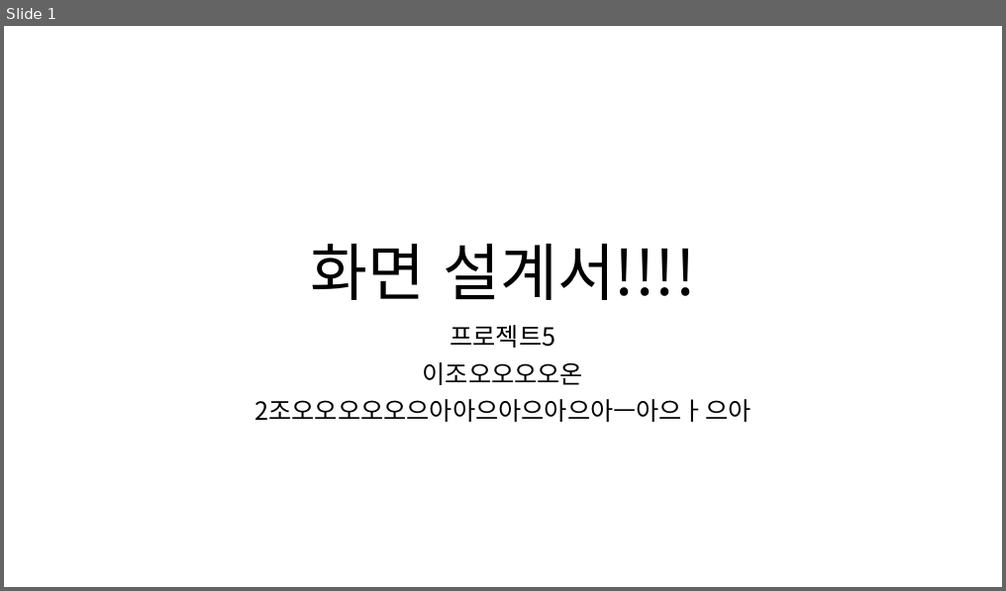
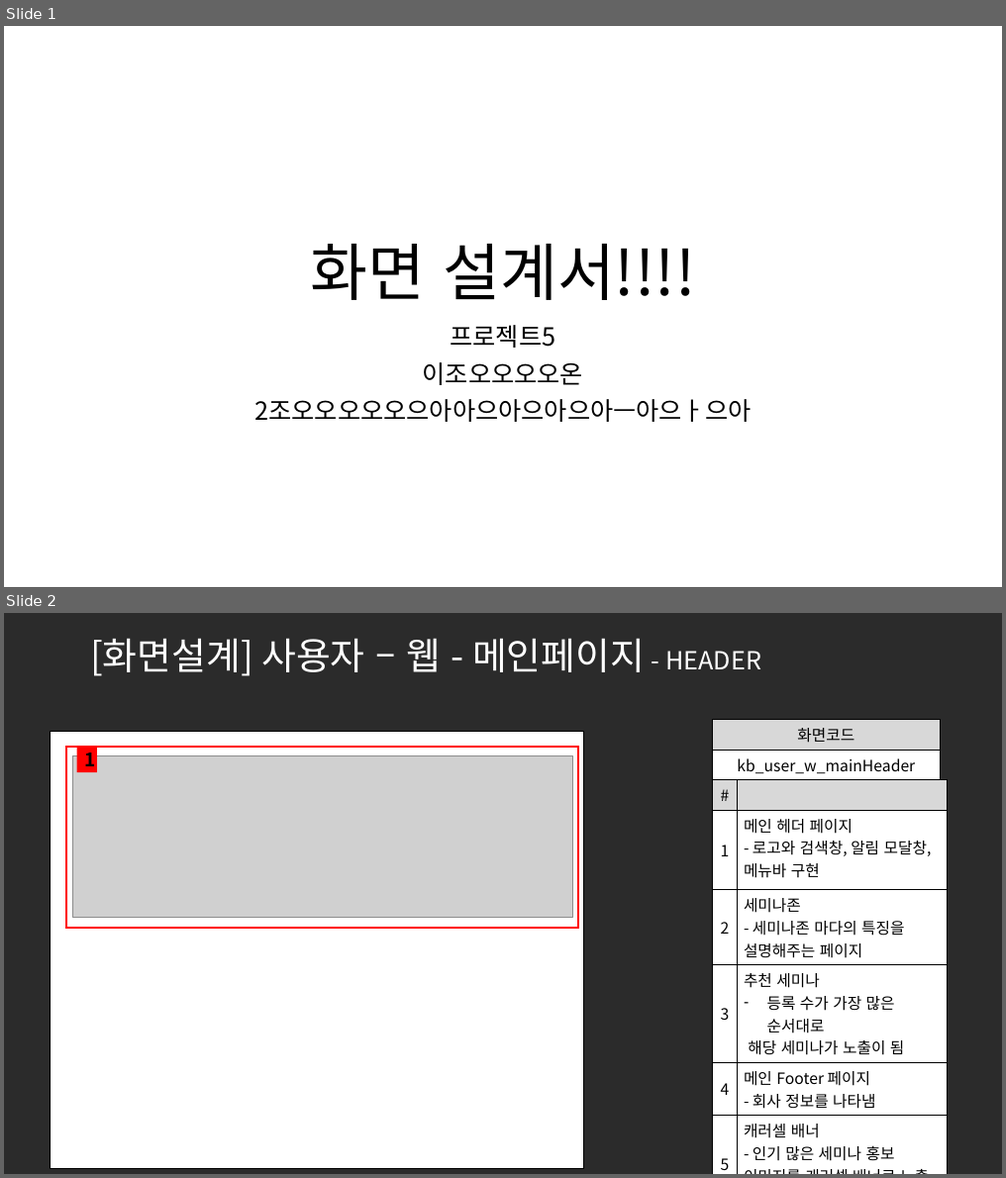
Before and after one commit to ezenteam2/e-Zone, a slide deck: 0 발표용 파워포인트/0410 2차발표/0410 project05 - 파워포인트 - 기범.pptx. Shown one above the other, each under a label of ours: slide 1 before the commit, slides 1 and 2 after it. The pictures are 1006x591 and 1006x1178 pixels, drawn with LibreOffice and Linux fonts; fonts in the diff are those of the drawing; grey boxes stand for pictures; background and template pictures are left out; a plain dark background stands for a picture behind light text. Boxes give left, top, right and bottom in pixels: in the first picture for what was removed or moved away, otherwise in the second. Text is boxed around its words. In the diff, an @@ line names an element or a change of style, - is before the commit and + after.

Commit message:
ppt

```diff
--- a/0 발표용 파워포인트/0410 2차발표/0410 project05 - 파워포인트 - 기범.pptx
+++ b/0 발표용 파워포인트/0410 2차발표/0410 project05 - 파워포인트 - 기범.pptx
@@ slide 2 added at (4, 613, 1002, 1174), background picture (left out) @@
@@ title added at (90, 638, 761, 676), 36 pt, text #FFFFFF @@
+[화면설계] 사용자 – 웹 - 메인페이지 - HEADER
@@ rectangle added at (50, 731, 584, 1169), fill #FFFFFF, outline #000000 1 pt @@
@@ table added at (712, 720, 941, 778), 2 rows, 1 columns @@
+화면코드
+kb_user_w_mainHeader
@@ rectangle added at (67, 747, 579, 928), outline #FF0000 2 pt @@
@@ picture added at (72, 757, 573, 918) @@
@@ rectangle added at (76, 747, 97, 772), fill #FF0000, 18 pt, text #000000, bold @@
+1
@@ table added at (712, 780, 947, 1174), 6 rows, 2 columns @@
+# | 
+1 | 메인 헤더 페이지 / - 로고와 검색창, 알림 모달창, 메뉴바 구현
+2 | 세미나존 / - 세미나존 마다의 특징을 설명해주는 페이지
+3 | 추천 세미나 / 등록 수가 가장 많은 순서대로 / 해당 세미나가 노출이 됨
+4 | 메인 Footer 페이지 / - 회사 정보를 나타냄
+5 | 캐러셀 배너 / - 인기 많은 세미나 홍보 이미지를 캐러셀 배너로 노출 시킴
```
Also in this commit, not shown: 15 other slides added, 2 other files.
